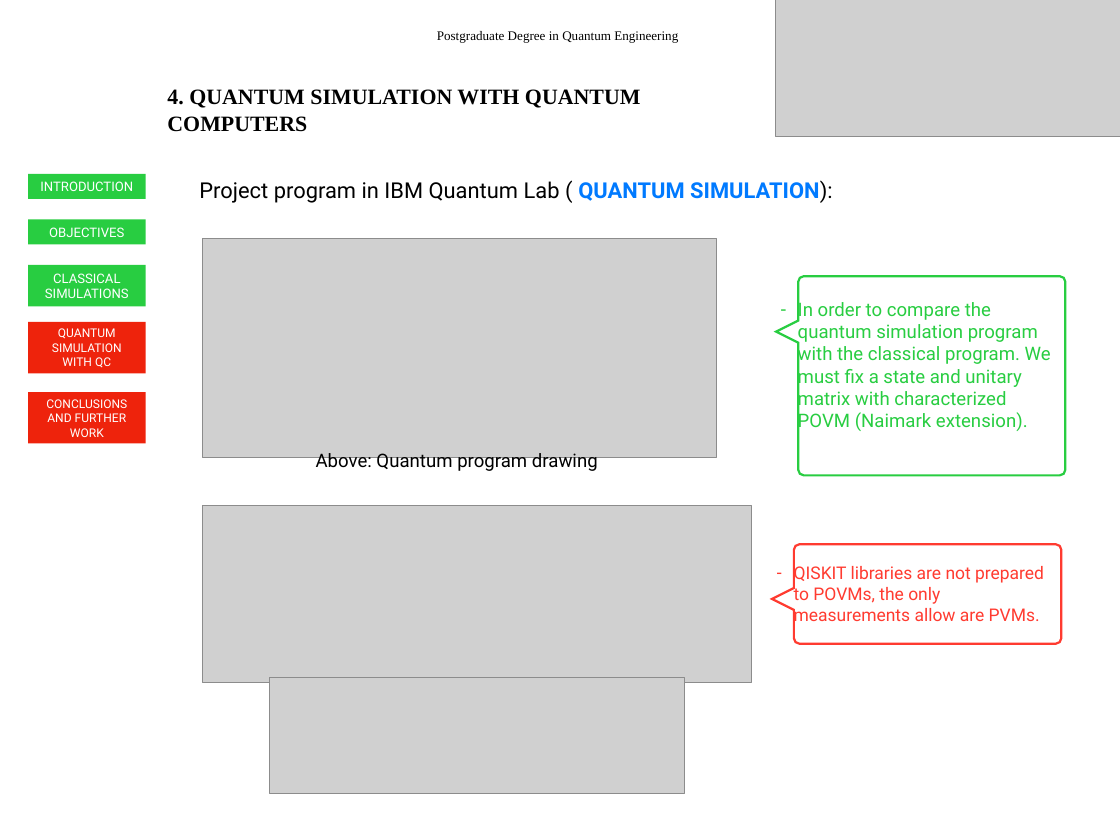
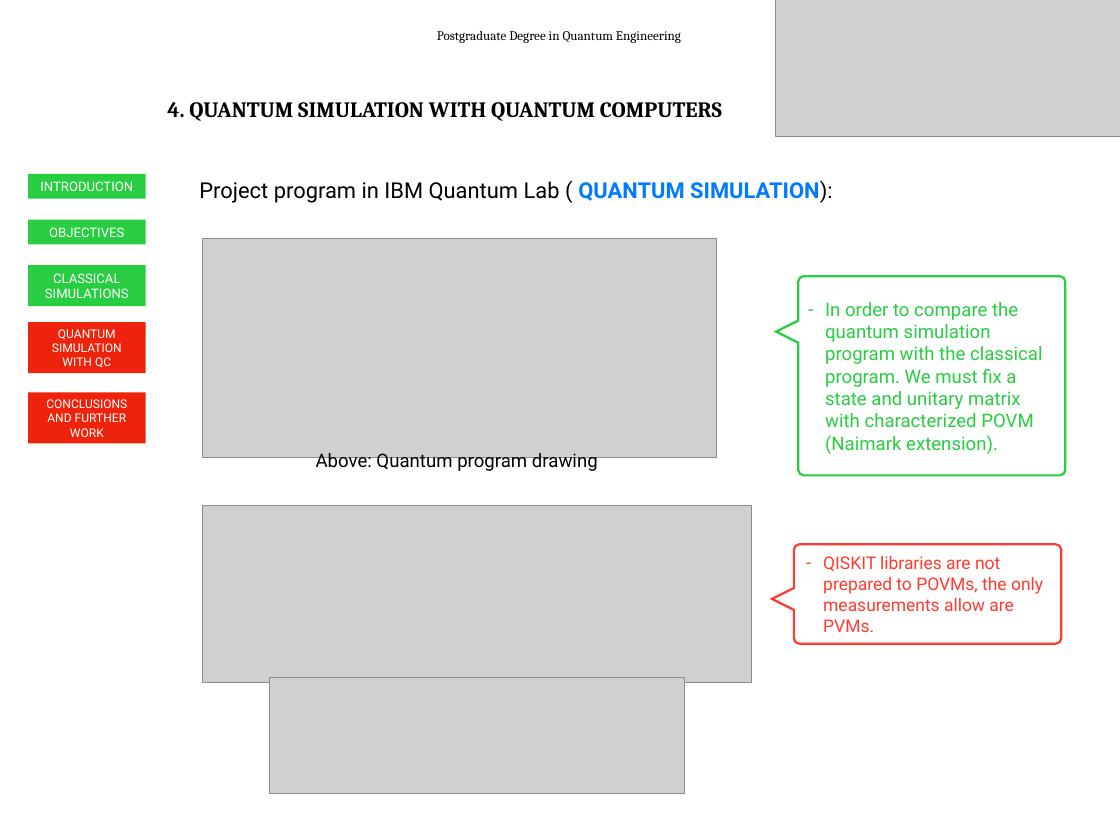
Before and after one commit to inaki-ortizdelandaluce/qubit-communication-simulations, a slide deck: slide 18 of key/SimulationsOfQubitCommunication-slides.pptx. Drawn at 1120x840 pixels with LibreOffice and Linux fonts; fonts in the diff are those of the drawing; grey boxes stand for pictures. Boxes give left, top, right and bottom in pixels: in the first picture for what was removed or moved away, otherwise in the second. Text is boxed around its words. In the diff, an @@ line names an element or a change of style, - is before the commit and + after.

```diff
--- a/key/SimulationsOfQubitCommunication-slides.pptx
+++ b/key/SimulationsOfQubitCommunication-slides.pptx
@@ text "Postgraduate Degree in Quantum Engineering" at box(437, 31, 681, 43): font Times New Roman to Cambria @@
@@ text "4. QUANTUM SIMULATION WITH QUANTUM ..." at box(167, 102, 722, 121): font Times New Roman to Cambria @@
@@ freeform shape removed at box(777, 276, 1066, 476) @@
-– In order to compare the quantum simulation program with the classical program. We must fix a state and unitary matrix with characterized POVM (Naimark extension).
@@ freeform shape added at box(777, 276, 1066, 476), outline #28CD41 2 pt @@
@@ text added at box(825, 302, 1042, 454), 17 pt, text #28CD41 @@
+– In order to compare the quantum simulation program with the classical program. We must fix a state and unitary matrix with characterized POVM (Naimark extension).
@@ freeform shape removed at box(772, 544, 1061, 643) @@
-– QISKIT libraries are not prepared to POVMs, the only measurements allow are PVMs.
@@ freeform shape added at box(772, 544, 1061, 643), outline #FF3B30 2 pt @@
@@ text added at box(823, 556, 1043, 632), 16 pt, text #FF3B30 @@
+– QISKIT libraries are not prepared to POVMs, the only measurements allow are PVMs.
```
Also in this commit, not shown: 31 other slides changed.
